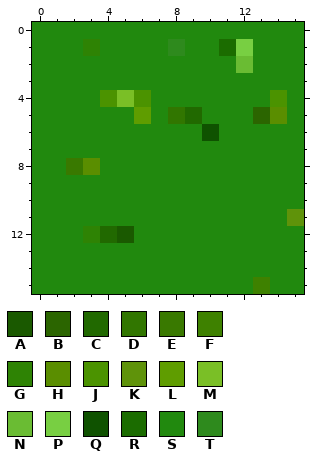
Two states of a pixel-art sprite, res/images/grass.png. The picture above was drawn from the file before the commit.
The file is 16x16 pixels. Colours within 5 levels of each other are drawn and written as one.
Palette (. is transparent): A #1a5900  B #2b6500  C #216900  D #317600  E #397900  F #3e8100  G #2e8304  H #5a8e00  J #4b9300  K #5f930a  L #5f9d00  M #7abf26  N #6abc33  P #78cf42  Q #0f5200  R #1b6c00  S #21890e  T #2e8a1d
And afterwards:
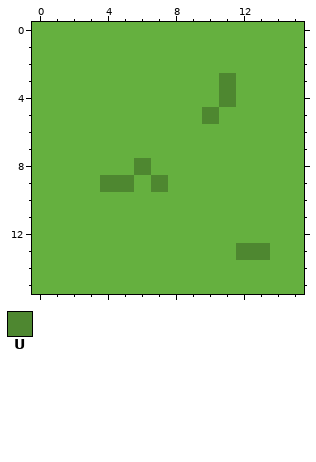
Colours new in this view: U #4e8730
Diff:
colour S: #21890e -> #65b03f
Changed rows in their new state; - is a pixel that keeps its letter.
first column x 2:
 1 -S----S--SS---
 2 ----------S---
 3 ---------U----
 4 --SSS----U--S-
 5 ----S-SSU--SS-
 6 --------S-----
 8 SS--U---------
 9 --UU-U--------
11 -------------S
12 -SSS----------
13 ----------UU--
15 -----------S--
Changed places in both pictures, as pixel boxes (x1, y1, x2, y2):
changed: (32, 22, 304, 294)
